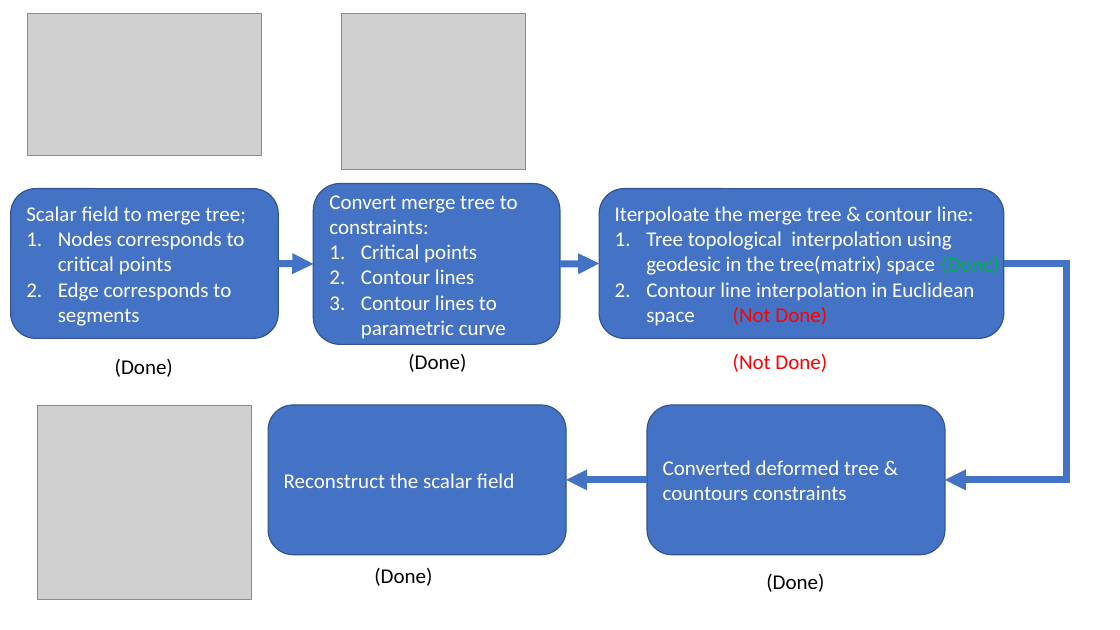
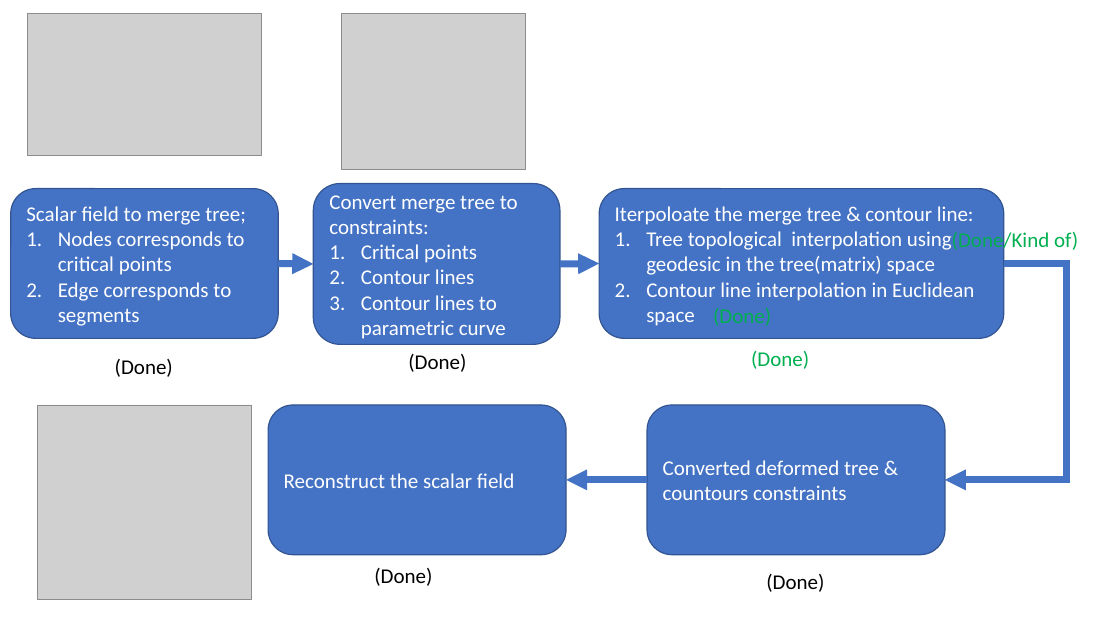
Before and after one commit to AnkaChan/DeformationModel, a slide deck: slide 1 of S05_ReverseEngineeringOfMergeTree/Slides/FittingEnergy.pptx. Drawn at 1120x630 pixels with LibreOffice and Linux fonts; fonts in the diff are those of the drawing; grey boxes stand for pictures. Boxes give left, top, right and bottom in pixels: in the first picture for what was removed or moved away, otherwise in the second. Text is boxed around its words. In the diff, an @@ line names an element or a change of style, - is before the commit and + after.

```diff
--- a/S05_ReverseEngineeringOfMergeTree/Slides/FittingEnergy.pptx
+++ b/S05_ReverseEngineeringOfMergeTree/Slides/FittingEnergy.pptx
@@ text at <box>952,230,1078,254</box>: text changed @@
-(Done)
+(Done/Kind of)
@@ text at <box>713,308,771,326</box>: text changed; text colour #FF0000 to #00B050 @@
-(Not Done)
+(Done)
@@ text at <box>751,351,809,369</box>: text changed; text colour #FF0000 to #00B050 @@
-(Not Done)
+(Done)
```
Also in this commit, not shown: 5 other files.
